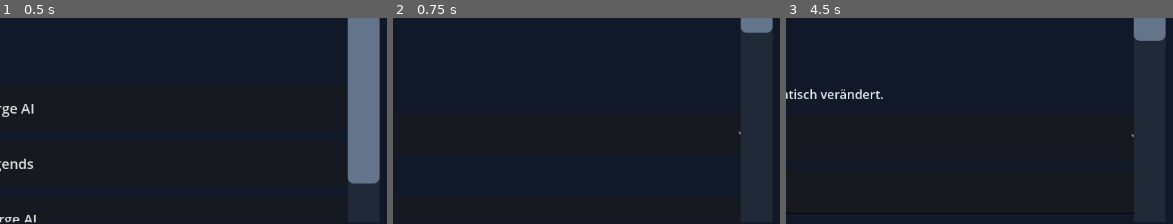
Above: before the commit, frames 1-3 (left to right).
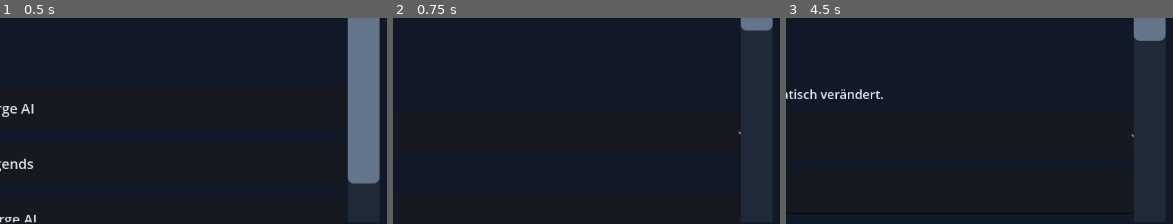
Above: after the commit, the same moments.

Repository: xynewageyx/GameForge-AI
Game: Godot game, scene res://app/dashboard.tscn
Two runs of this game, one before a commit and one after it. Both use one fixed random seed, a clock stepped at 60 frames per second and the inputs below.
Inputs:
- Up to frame 1 (0.5 s): no input
- Up to frame 2 (0.75 s): click "Code" at 0.5 s
- Up to frame 3 (4.5 s): click "Projekte" at 1.25 s; click "GameForge AI" at 2 s; click "Titan Legends" at 2.75 s; click "MangaForge AI" at 3.5 s; click "KI-Chat" at 4.25 s
The pictures show only the part of the screen within x 50-100%, y 49-99%; the shares and areas given below are measured in that part.

Frame 1 is identical in both runs. In frame 2, 0.1% of the frame differs, in the area x 89-99%, y 3-8%; in frame 3, nothing differs.
Error in both runs: Invalid assignment of property or key 'gutters_line_numbers_min_digits' with value of type 'int' on a base object of type 'CodeEdit'. (res://app/dashboard.gd:1…

Commit message:
Connect AI drafts to existing GitHub GDScript through preview and explicit local apply

Diff:
--- a/app/dashboard.gd
+++ b/app/dashboard.gd
@@ -80,6 +80,14 @@
 var analysis_source_snapshot: Dictionary = {}
 var ai_draft_code: String = ""
 var ai_draft_project: String = ""
+var review_candidate_code: String = ""
+var review_candidate_project: String = ""
+var review_candidate_origin: String = ""
+var review_candidate_target_path: String = ""
+var review_candidate_target_sha: String = ""
+var review_candidate_ready: bool = false
+var review_candidate_label: Label
+var review_candidate_apply_button: Button
 var project_names: Array[String] = ["GameForge AI", "Titan Legends", "MangaForge AI"]
 var file_names: Array[String] = ["main.gd", "notes.txt"]
 
@@ -284,6 +292,7 @@
     _autosave_now()
     _remember_ai_draft()
     if name != active_project:
+        _discard_ai_review_candidate()
         pending_analysis.clear()
         analysis_source_snapshot.clear()
         _cancel_ai_request()
@@ -403,6 +412,87 @@
     file.flush()
     status.text = "GitHub-Kopie gesichert: " + candidate.trim_prefix("user://")
     _set_current_file("GitHub: " + github_loaded_path + " (Kopie gespeichert)")
+
+## Bewusstes Übernehmen: nur gespeicherte lokale KI-Datei bzw. ungespeicherter KI-Entwurf,
+## niemals ein automatisches Ersetzen oder ein GitHub-Schreibaufruf.
+func _stage_ai_code_for_review() -> void:
+    if selected_tab != "Code" or editor == null or not is_instance_valid(editor):
+        return
+    if loaded_source != "ai_draft" and (loaded_source != "local" or not loaded_local_path.begins_with("ai_drafts/")):
+        status.text = "Bitte zuerst einen KI-Entwurf oder eine gespeicherte ai_drafts/*.gd-Datei öffnen."
+        return
+    if loaded_source == "local" and not loaded_local_path.ends_with(".gd"):
+        status.text = "Für diesen Vergleich ist ein GDScript-Entwurf erforderlich."
+        return
+    var candidate := editor.text
+    if candidate.strip_edges().is_empty() or candidate.to_utf8_buffer().size() > 1048576:
+        status.text = "Entwurf leer oder größer als 1 MB."
+        return
+    review_candidate_code = candidate
+    review_candidate_project = active_project
+    review_candidate_origin = "KI-Entwurf (ungespeichert)" if loaded_source == "ai_draft" else loaded_local_path
+    review_candidate_ready = false
+    review_candidate_target_path = ""
+    review_candidate_target_sha = ""
+    _show_review_candidate_message("KI-Vorschlag vorgemerkt: " + review_candidate_origin + " (" + str(candidate.to_utf8_buffer().size()) + " Bytes). Jetzt passende GitHub-*.gd-Datei laden, dann Vorschau und Übernahme bestätigen.")
+    status.text = "KI-Vorschlag nur lokal für GitHub-Vergleich vorgemerkt. Kein Upload."
+
+func _show_review_candidate_message(message: String) -> void:
+    if review_candidate_label != null and is_instance_valid(review_candidate_label):
+        review_candidate_label.text = message
+    if review_candidate_apply_button != null and is_instance_valid(review_candidate_apply_button):
+        review_candidate_apply_button.disabled = not review_candidate_ready
+
+func _preview_ai_review_candidate() -> void:
+    review_candidate_ready = false
+    if selected_tab != "Code" or editor == null or not is_instance_valid(editor):
+        return
+    if review_candidate_project != active_project or review_candidate_code.is_empty():
+        _show_review_candidate_message("Kein KI-Vorschlag für dieses Projekt vorgemerkt. Zuerst KI-Entwurf öffnen und vormerken.")
+        return
+    if loaded_source != "github" or github_loaded_sha.is_empty() or not github_loaded_path.ends_with(".gd") or github_loaded_repo != _github_repo():
+        _show_review_candidate_message("Zuerst die originale GDScript-Datei aus dem GitHub-Repository laden.")
+        return
+    if editor.text != github_original_content:
+        _show_review_candidate_message("GitHub-Datei hat ungespeicherte Änderungen. Erst lokal sichern und neu laden; keine automatische Überschreibung.")
+        return
+    if review_candidate_code == github_original_content:
+        _show_review_candidate_message("Der KI-Vorschlag ist bereits identisch mit der GitHub-Datei.")
+        return
+    if review_candidate_code.to_utf8_buffer().size() > 1048576:
+        _show_review_candidate_message("Vorschlag zu groß. Keine Übernahme.")
+        return
+    review_candidate_target_path = github_loaded_path
+    review_candidate_target_sha = github_loaded_sha
+    review_candidate_ready = true
+    var changes: Dictionary = _review_change_summary(github_original_content, review_candidate_code)
+    _show_review_candidate_message("VORSCHAU – GitHub-Datei " + github_loaded_path + " wird nur im EDITOR durch den vorgemerkten Vorschlag ersetzt. " + str(changes["changed"]) + " Zeilen ungefähr geändert, " + str(changes["added"]) + " hinzugefügt, " + str(changes["removed"]) + " entfernt. Der gespeicherte/ungespeicherte KI-Entwurf bleibt erhalten. GitHub wird NICHT verändert. Nur mit der nächsten Schaltfläche übernehmen.")
+    status.text = "KI-Code-Übernahme vorbereitet. Kein GitHub-Upload."
+
+func _apply_ai_review_candidate() -> void:
+    if not review_candidate_ready:
+        status.text = "Bitte zuerst die KI-Übernahme prüfen."
+        return
+    review_candidate_ready = false
+    if selected_tab != "Code" or editor == null or not is_instance_valid(editor) or review_candidate_project != active_project or review_candidate_code.is_empty():
+        _show_review_candidate_message("Übernahme abgebrochen: Projekt oder Editor geändert.")
+        return
+    if loaded_source != "github" or github_loaded_repo != _github_repo() or github_loaded_path != review_candidate_target_path or github_loaded_sha != review_candidate_target_sha or editor.text != github_original_content:
+        _show_review_candidate_message("Übernahme abgebrochen: Ziel-Datei oder Editorinhalt geändert. Erneut prüfen.")
+        return
+    _cancel_pending_upload()
+    editor.text = review_candidate_code
+    _show_review_candidate_message("KI-Vorschlag in den GitHub-Editor kopiert (nur lokal). Nun Änderungen lokal vergleichen und danach den Review-Branch-Upload separat prüfen und bestätigen.")
+    status.text = "KI-Code als lokale Editoränderung übernommen – noch NICHT auf GitHub."
+
+func _discard_ai_review_candidate() -> void:
+    review_candidate_code = ""
+    review_candidate_project = ""
+    review_candidate_origin = ""
+    review_candidate_target_path = ""
+    review_candidate_target_sha = ""
+    review_candidate_ready = false
+    _show_review_candidate_message("Vorgemerkter KI-Vorschlag verworfen. Gespeicherte Dateien bleiben erhalten.")
 
 func _github_repo() -> String:
     if active_project == "Titan Legends":
@@ -1770,6 +1860,24 @@
             _add_button("Von GitHub laden", _github_load)
             _add_button("GitHub-Ordner anzeigen", _github_browse)
             _add_button("GitHub-Datei als lokale Kopie sichern", _save_github_copy)
+            _add_label("KI-Entwurf mit vorhandener GitHub-GDScript-Datei verbinden", 20)
+            _add_button("KI-Entwurf für Review vormerken (kein Upload)", _stage_ai_code_for_review)
+            _add_button("KI-Vorschlag gegen geöffnete GitHub-Datei prüfen", _preview_ai_review_candidate)
+            review_candidate_label = Label.new()
+            review_candidate_label.autowrap_mode = TextServer.AUTOWRAP_WORD_SMART
+            review_candidate_label.add_theme_font_size_override("font_size", 18)
+            content.add_child(review_candidate_label)
+            review_candidate_apply_button = Button.new()
+            review_candidate_apply_button.text = "KI-Vorschlag nur in Editor übernehmen (kein GitHub-Upload)"
+            review_candidate_apply_button.custom_minimum_size.y = 68
+            review_candidate_apply_button.disabled = not review_candidate_ready
+            review_candidate_apply_button.pressed.connect(_apply_ai_review_candidate)
+            content.add_child(review_candidate_apply_button)
+            _add_button("Vorgemerkten KI-Vorschlag verwerfen", _discard_ai_review_candidate)
+            if review_candidate_project == active_project and not review_candidate_code.is_empty():
+                _show_review_candidate_message("KI-Vorschlag vorgemerkt: " + review_candidate_origin + ". GitHub-*.gd-Datei öffnen, Vorschau prüfen und dann übernehmen.")
+            else:
+                _show_review_candidate_message("Noch kein KI-Entwurf für diese Sitzung vorgemerkt.")
             _add_label("Änderungen auf GitHub veröffentlichen (mit Bestätigung)", 19)
             upload_token_input = LineEdit.new()
             upload_token_input.secret = true
